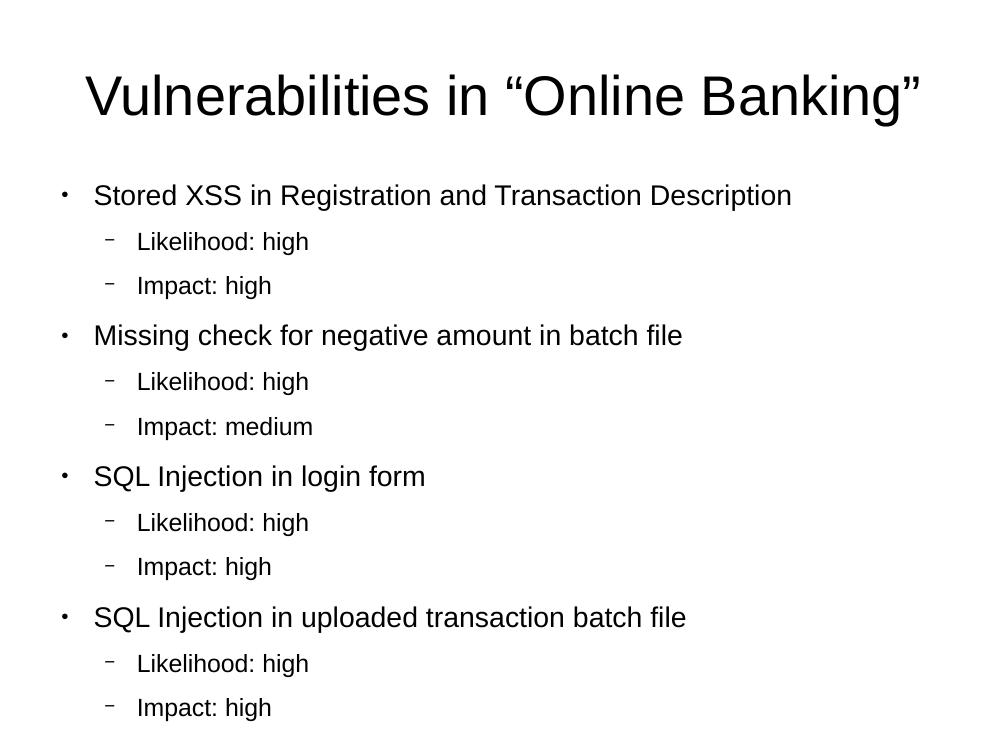
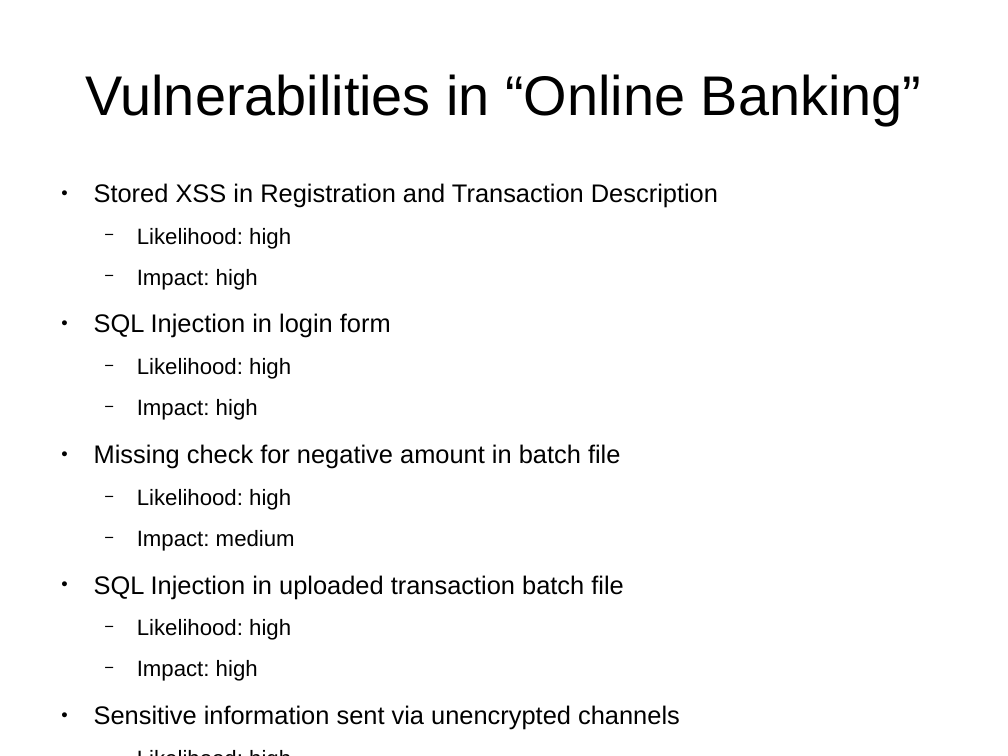
Before and after one commit to snawalgaria/SecureCoding, a slide deck: slide 2 of phase2/presentation.odp. Drawn at 1008x756 pixels with LibreOffice and Linux fonts; fonts in the diff are those of the drawing. Boxes give left, top, right and bottom in pixels: in the first picture for what was removed or moved away, otherwise in the second. Text is boxed around its words. In the diff, an @@ line names an element or a change of style, - is before the commit and + after.

```diff
--- a/phase2/presentation.odp
+++ b/phase2/presentation.odp
@@ text at (94, 183, 718, 681): size 22.4 to 20 pt in "Stored XSS in Registration and Transaction Description", "Missing check for negative amount in batch ...", "SQL Injection in uploaded transaction batch file"; size 19.6 to 17.5 pt in "Likelihood: high", "Impact: high", "Likelihood: high", "Impact: medium" and 2 more places @@
@@ text at (94, 228, 391, 338): paragraphs added @@
+  − Likelihood: high
+  − Impact: high
+● SQL Injection in login form
@@ text at (94, 465, 426, 580): paragraphs removed @@
-● SQL Injection in login form
-  − Likelihood: high
-  − Impact: high
@@ text at (94, 705, 680, 730): paragraphs added @@
+● Sensitive information sent via unencrypted channels
+  − Likelihood: high
+  − Impact: high
```
Also in this commit, not shown: 5 other slides changed.
